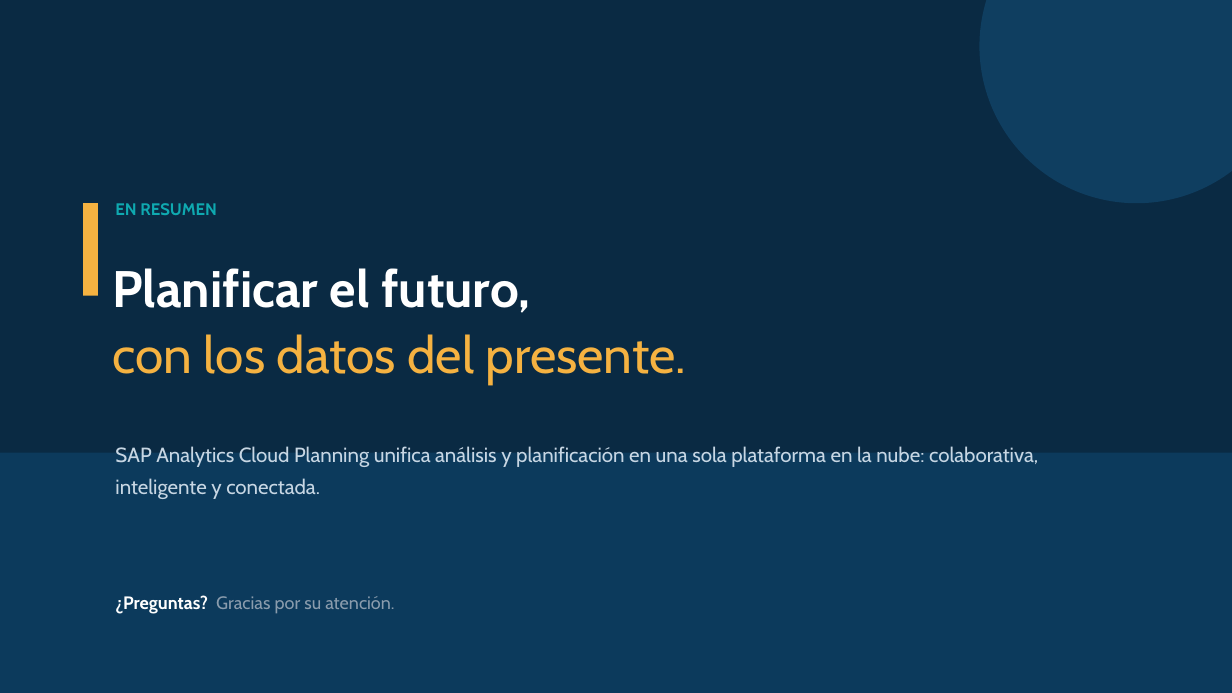
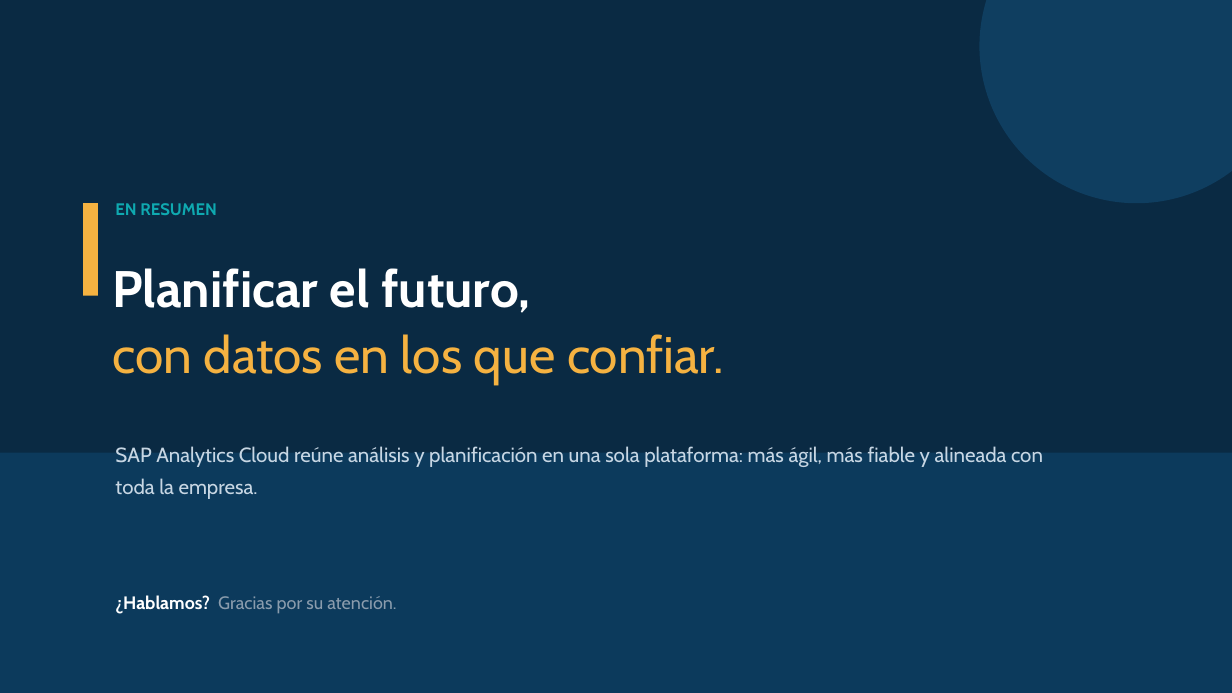
Before and after one commit to Johnmeg/Johnmeg, a slide deck: slide 10 of SAP_Analytics_Cloud_Planning.pptx. Drawn at 1232x693 pixels with LibreOffice and Linux fonts; fonts in the diff are those of the drawing. Boxes give left, top, right and bottom in pixels: in the first picture for what was removed or moved away, otherwise in the second. Text is boxed around its words. In the diff, an @@ line names an element or a change of style, - is before the commit and + after.

```diff
--- a/SAP_Analytics_Cloud_Planning.pptx
+++ b/SAP_Analytics_Cloud_Planning.pptx
@@ text at [113,334,724,384]: text changed @@
-con los datos del presente.
+con datos en los que confiar.
@@ text at [115,446,1043,499]: text changed @@
-SAP Analytics Cloud Planning unifica análisis y planificación en una sola plataforma en la nube: colaborativa, inteligente y conectada.
+SAP Analytics Cloud reúne análisis y planificación en una sola plataforma: más ágil, más fiable y alineada con toda la empresa.
@@ text at [115,595,396,614]: text changed @@
-¿Preguntas? Gracias por su atención.
+¿Hablamos? Gracias por su atención.
```
Also in this commit, not shown: 7 other slides changed, 2 slides added, 2 slides removed, 1 other file.
